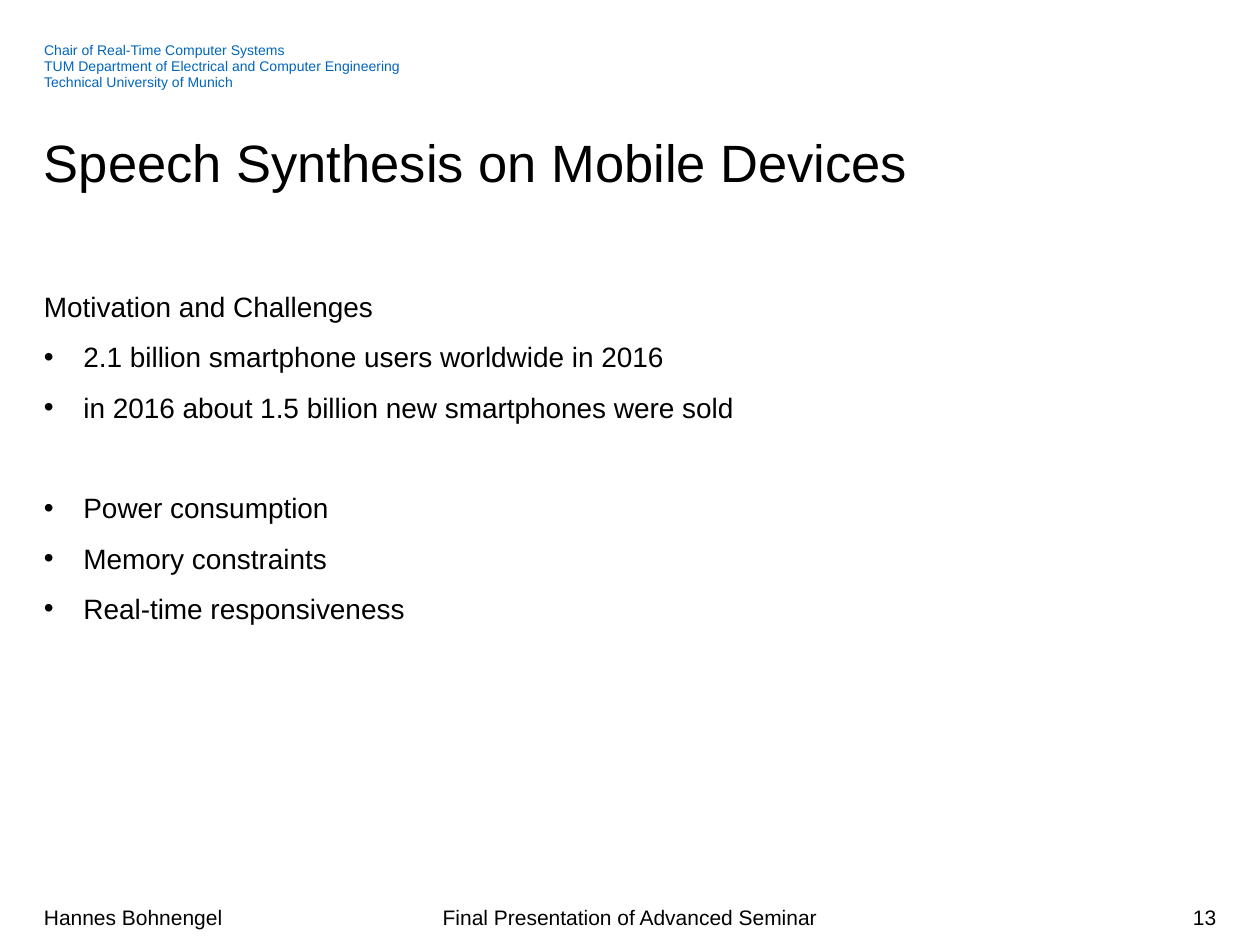
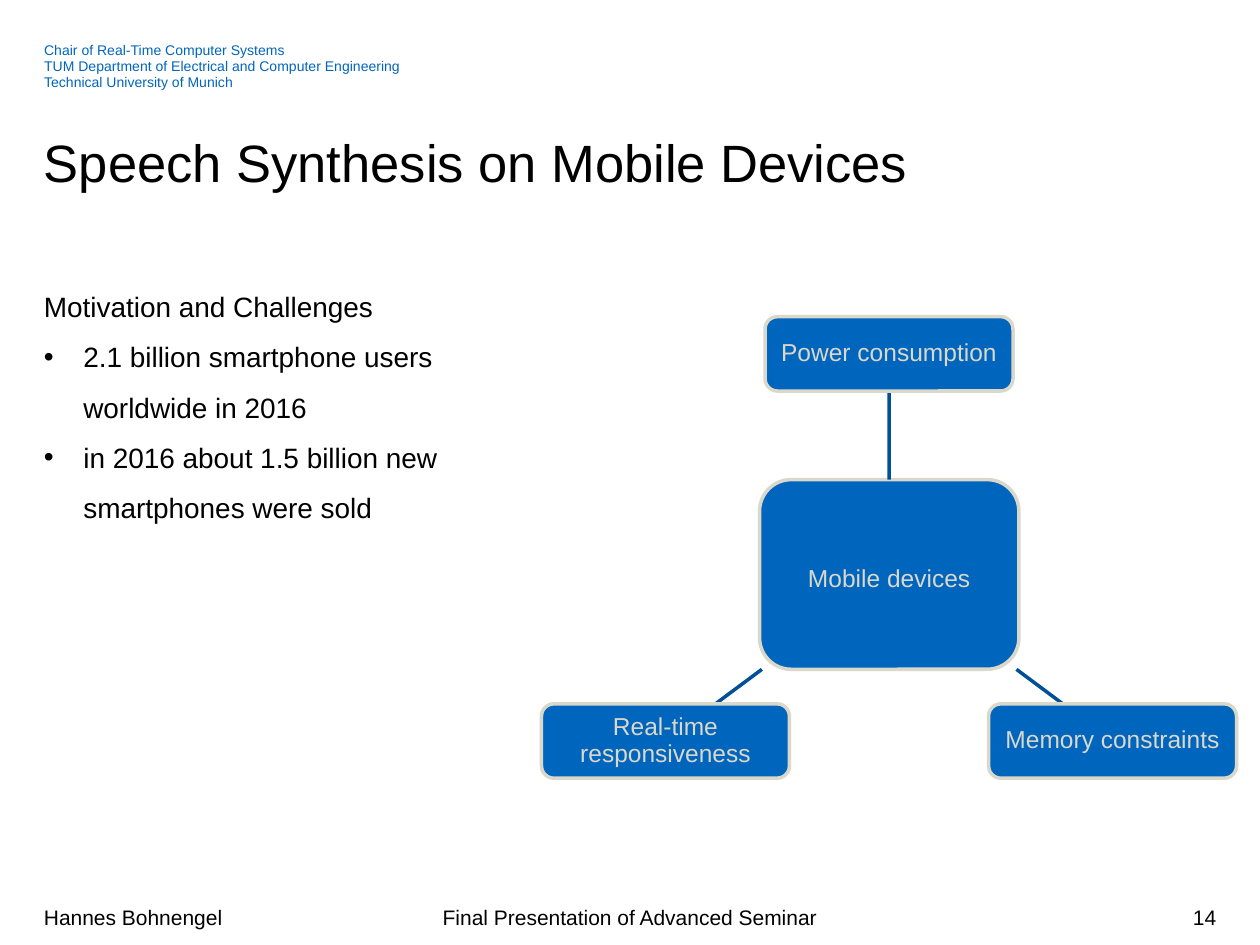
Before and after one commit to hannesb0/deeplearning, a slide deck: slide 14 of pres/Final_Presentation_V02.pptx (slide 13 before the commit). Drawn at 1260x945 pixels with LibreOffice and Linux fonts; fonts in the diff are those of the drawing; background and template pictures are left out. Boxes give left, top, right and bottom in pixels: in the first picture for what was removed or moved away, otherwise in the second. Text is boxed around its words. In the diff, an @@ line names an element or a change of style, - is before the commit and + after.

```diff
--- a/pres/Final_Presentation_V02.pptx
+++ b/pres/Final_Presentation_V02.pptx
@@ text at [83,497,404,624]: paragraphs removed @@
-• Power consumption
-• Memory constraints
-• Real-time responsiveness
@@ group added at [542,316,1237,779]: 4 rounded rectangles, 4 texts, 3 freeform shapes @@
+Mobile devices
+Power consumption
+Memory constraints
+Real-time responsiveness
@@ page number at [1193,910,1216,925]: text changed @@
-13
+14
```
Also in this commit, not shown: 6 other slides changed, 5 slides added, 8 slides removed.
